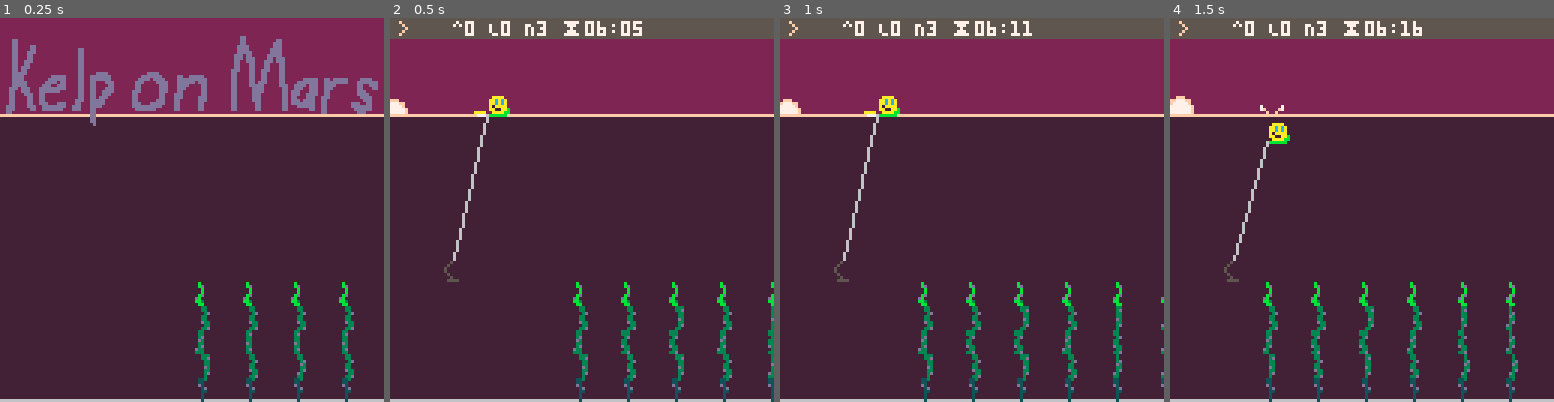
Above: before the commit, frames 1-4 (left to right).
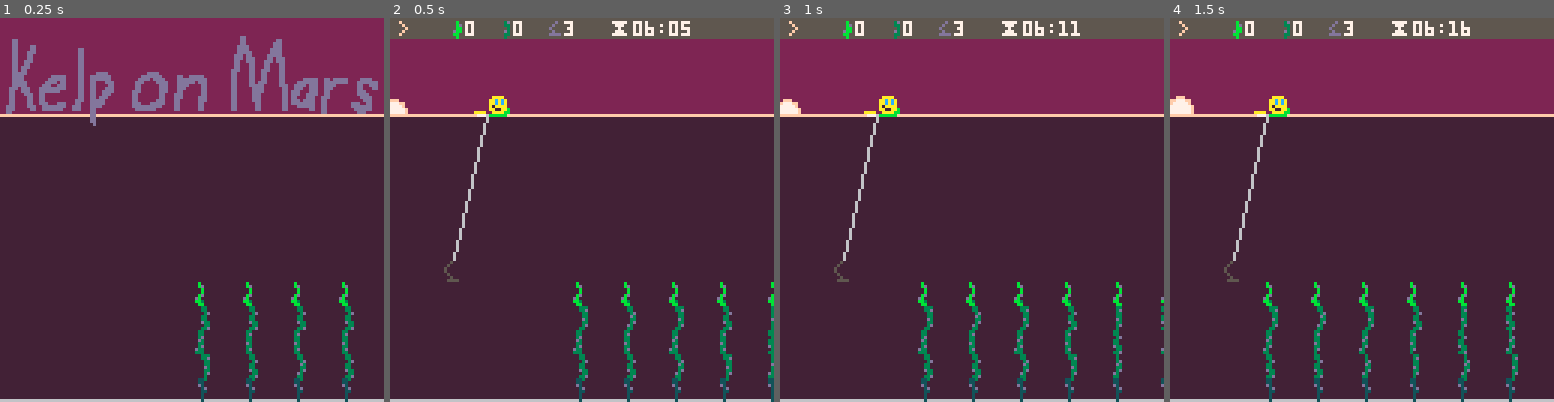
Above: after the commit, the same moments.

Repository: broquaint/pico8-carts
Game: PICO-8 cartridge kelponmars.p8
Same seed, same stepped clock (60 frames per second), same inputs: the game is played once before the commit and once after it.
Inputs:
- Up to frame 1 (0.25 s): no input
- Up to frame 2 (0.5 s): tap X (X key) at 0.33 s
- Up to frame 3 (1 s): tap O (Z key) at 0.7 s
- Up to frame 4 (1.5 s): tap X (X key) at 1.07 s

Frame 1 is identical in both runs. In frame 2, 1.5% of the frame differs, in the area x 16-90%, y 0-94%; in frame 3, 1.5%; in frame 4, 2.6%, in the area x 16-91%, y 0-94%.

Commit message:
Polish polish polish
And various tweaks.

Diff:
--- a/eggjam18_lakebed.lua
+++ b/eggjam18_lakebed.lua
@@ -142,9 +142,9 @@
    fresh_kelp(5),
    fresh_kelp(5),
    fresh_kelp(5),
-   empty_kelp(),
-   empty_kelp(),
-   empty_kelp(),
+
+   empty_kelp(), empty_kelp(), empty_kelp(),
+
    fresh_kelp(2),
    fresh_kelp(2),
    fresh_kelp(3),
@@ -158,142 +158,75 @@
    fresh_kelp(3),
    fresh_kelp(2),
    fresh_kelp(2),
-   empty_kelp(),
-   empty_kelp(),
-   empty_kelp(),
-   fresh_kelp(2),
-   fresh_kelp(3),
-   fresh_kelp(2),
-   fresh_kelp(3),
-   fresh_kelp(2),
-   fresh_kelp(3),
-   fresh_kelp(2),
-   fresh_kelp(4),
-   fresh_kelp(4),
-   fresh_kelp(2),
-   fresh_kelp(2),
-   fresh_kelp(3),
-   fresh_kelp(4),
-   empty_kelp(),
-   empty_kelp(),
+
+   empty_kelp(), empty_kelp(), empty_kelp(),
+
+   fresh_kelp(2),
+   fresh_kelp(3),
+   fresh_kelp(2),
+   fresh_kelp(3),
+   fresh_kelp(2),
+   fresh_kelp(3),
+   fresh_kelp(2),
+   fresh_kelp(4),
+   fresh_kelp(4),
+   fresh_kelp(2),
+   fresh_kelp(2),
+   fresh_kelp(3),
+   fresh_kelp(4),
+
+   empty_kelp(), empty_kelp(),
+
+   fresh_kelp(4),
+   fresh_kelp(4),
+   fresh_kelp(4),
+   fresh_kelp(4),
+   fresh_kelp(4),
+   fresh_kelp(4),
+   fresh_kelp(4),
+   fresh_kelp(4),
+   fresh_kelp(4),
+   fresh_kelp(4),
+
+   empty_kelp(), empty_kelp(), empty_kelp(),
+
+   fresh_kelp(4),
+   fresh_kelp(4),
+   fresh_kelp(4),
+   fresh_kelp(4),
+   fresh_kelp(5),
+   fresh_kelp(5),
+   fresh_kelp(4),
+   fresh_kelp(4),
+   fresh_kelp(4),
+   fresh_kelp(4),
+
+   empty_kelp(), empty_kelp(), empty_kelp(),
+
+   fresh_kelp(3),
+   fresh_kelp(3),
+   fresh_kelp(3),
+   fresh_kelp(3),
+   fresh_kelp(5),
+   fresh_kelp(5),
+   fresh_kelp(3),
+   fresh_kelp(3),
+   fresh_kelp(3),
+   fresh_kelp(3),
+
+   empty_kelp(), empty_kelp(), empty_kelp(),
+
+   fresh_kelp(2),
+   fresh_kelp(2),
+   fresh_kelp(2),
+   fresh_kelp(2),
+   fresh_kelp(4),
+   fresh_kelp(4),
+   fresh_kelp(2),
+   fresh_kelp(2),
+   fresh_kelp(2),
+   fresh_kelp(2),
+
+   empty_kelp(), empty_kelp(), empty_kelp(),
+
 }
-
-lakebed_kelp_v1 = {
-      --0,0,0,0, --0,0,0,0,0,
-      5,5,5,5,5,5,
-      4,4,4,4,4,4,
-      5,5,4,4,5,5,
-      0,0,0,
-      4,4,4,4,4,4,
-      3,3,4,4,3,3,
-      0,0,0,
-      5,5,4,4,5,5,
-      4,4,5,5,4,4,
-      3,3,2,2,3,3,
-      3,2,2,2,2,3,
-      0,0,0,
-      2,3,4,5,5,
-      5,4,3,2,
-      0,0,
-      3,3,3,4,4,5,5,0,2,2,
-      0,0,
-      4,5,0,4,5,0,4,5,5,5,
-      0,0,0,
-      2,2,3,3,4,5,6,5,4,3,3,2,2,
-      0,0,0,
-      2,3,2,3,2,3,2,4,4,2,2,3,4,
-      0,0,
-
-      -- repeats begin here
-            5,5,5,5,5,5,
-      4,4,4,4,4,4,
-      5,5,4,4,5,5,
-      0,0,0,
-      4,4,4,4,4,4,
-      3,3,4,4,3,3,
-      0,0,0,
-      5,5,4,4,5,5,
-      4,4,5,5,4,4,
-      3,3,2,2,3,3,
-      3,2,2,2,2,3,
-      0,0,0,
-      2,3,4,5,5,
-      5,4,3,2,
-      0,0,
-      3,3,3,4,4,5,5,0,2,2,
-      0,0,
-      4,5,0,4,5,0,4,5,5,5,
-      0,0,0,
-      2,2,3,3,4,5,6,5,4,3,3,2,2,
-      0,0,0,
-      2,3,2,3,2,3,2,4,4,2,2,3,4,
-      0,0,
-
-            5,5,5,5,5,5,
-      4,4,4,4,4,4,
-      5,5,4,4,5,5,
-      0,0,0,
-      4,4,4,4,4,4,
-      3,3,4,4,3,3,
-      0,0,0,
-      5,5,4,4,5,5,
-      4,4,5,5,4,4,
-      3,3,2,2,3,3,
-      3,2,2,2,2,3,
-      0,0,0,
-      2,3,4,5,5,
-      5,4,3,2,
-      0,0,
-      3,3,3,4,4,5,5,0,2,2,
-      0,0,
-      4,5,0,4,5,0,4,5,5,5,
-      0,0,0,
-      2,2,3,3,4,5,6,5,4,3,3,2,2,
-      0,0,0,
-      2,3,2,3,2,3,2,4,4,2,2,3,4,
-      0,0,
-
-            5,5,5,5,5,5,
-      4,4,4,4,4,4,
-      5,5,4,4,5,5,
-      0,0,0,
-      4,4,4,4,4,4,
-      3,3,4,4,3,3,
-      0,0,0,
-      5,5,4,4,5,5,
-      4,4,5,5,4,4,
-      3,3,2,2,3,3,
-      3,2,2,2,2,3,
-      0,0,0,
-      2,3,4,5,5,
-      5,4,3,2,
-      0,0,
-      3,3,3,4,4,5,5,0,2,2,
-      0,0,
-      4,5,0,4,5,0,4,5,5,5,
-      0,0,0,
-      2,2,3,3,4,5,6,5,4,3,3,2,2,
-      0,0,0,
-      2,3,2,3,2,3,2,4,4,2,2,3,4,
-      0,0,
-
-            5,5,5,5,5,5,
-      4,4,4,4,4,4,
-      5,5,4,4,5,5,
-      0,0,0,
-      4,4,4,4,4,4,
-      3,3,4,4,3,3,
-            5,5,5,5,5,5,
-      4,4,4,4,4,4,
-      5,5,4,4,5,5,
-      0,0,0,
-      4,4,4,4,4,4,
-      3,3,4,4,3,3,
-            5,5,5,5,5,5,
-      4,4,4,4,4,4,
-      5,5,4,4,5,5,
-      0,0,0,
-      4,4,4,4,4,4,
-      3,3,4,4,3,3,
-
-   }
--- a/kelponmars.p8
+++ b/kelponmars.p8
@@ -176,19 +176,15 @@
          cooling_down = false,
    })
 
-   ducks = {
-      -- make_obj({
-      --       x = 200,
-      --       y = WATER_LINE-7,
-      -- })
-   }
-
    fishies = {
       make_wee_fish(256, 106),
       make_mid_fish(512, 97),
       make_wee_fish(768, 111),
       make_wee_fish(1024, 106),
       make_mid_fish(1312, 97),
+      make_big_fish(1422, 89),
+      make_wee_fish(1600, 106),
+      make_mid_fish(1750, 97),
    }
 
    local horizon = 32
@@ -243,9 +239,12 @@
 
 function init_run()
    run = {
+      day = 1,
       tips = 0,
       trunks = 0,
       nets = 3,
+      family = 50,
+      money = 0,
    }
 end
 
@@ -331,13 +330,17 @@
             local delta = kelp.height - newh
 
             kelp.height = newh
-            if delta == 1 and kelp.status == KELP__FRESH then
-               player.tips += 1
-               kelp.status = KELP_PICKED
+            if delta == 1 then
+               if kelp.status == KELP__FRESH then
+                  player.tips += 1
+                  kelp.status = KELP_PICKED
+               elseif kelp.status == KELP_SPROUT then
+                  kelp.status = KELP_PRUNED
+               end
             elseif newh == 0 then
                kelp.status = KELP_ROUTED
             else
-               player.trunks += kelp.status != KELP_SPROUT and 1 or 0
+               player.trunks += 1 -- kelp.status != KELP_SPROUT and 1 or 0
                kelp.status = KELP_PRUNED
             end
 
@@ -438,16 +441,6 @@
       end
    end
 
-   -- jump/water physics
-   if frame_count > 10 and btn(b_x) and not player.jumping then
-      player.speed_y = -3
-      player.jumping = true
-      player.bounces = 1
-      player.prev_grav = AIR_GRAV
-   end
-
-   calc_player_jump()
-
    -- net movement
    if not net.cooling_down then
       if btn(b_up) then
@@ -497,8 +490,27 @@
       music(-1)
       current_game_state = game_state_run_summary
    elseif current_game_state == game_state_playing and not(sun.minute < (60*12)) then
-      g_anims = {}
-      cam.x = 0
+      animate_obj(sun, function(obj)
+                     local dest_x = sun.x + 16
+                     local dest_y = sun.y + 8
+                     while sun.x < dest_x do
+                        if nth_frame(25) then
+                           sun.x += 1
+                           sun.y += 1
+                        end
+                        yield()
+                     end
+      end)
+      for s in all({player, net}) do
+         animate_obj(s, function(obj)
+                        local from = obj.x
+                        local to = cam.x+127+(obj.x-cam.x)
+                        for f = 1,120 do
+                           obj.x = lerp(from, to, easeoutquad(f/120))
+                           yield()
+                        end
+         end)
+      end
       run.tips += player.tips
       run.trunks += player.trunks
       current_game_state = game_state_day_summary
@@ -600,7 +612,14 @@
    local mins = flr(sun.minute % 60)
    local hour = flr(6 + (sun.minute/60))
    local time = (hour < 10 and '0'..hour or hour)..':'..(mins < 10 and '0'..mins or mins)
-   print(dumper('^', player.tips, ' L', player.trunks, ' N', run.nets, ' ⧗', time), cam.x+21, 1, white)
+
+   spr(13, cam.x+19, 0)
+   print(player.tips, cam.x+25, 1, white)
+   spr(14, cam.x+35, 0)
+   print(player.trunks, cam.x+41, 1, white)
+   spr(15, cam.x+51, 0)
+   print(run.nets, cam.x+58, 1, white)
+   print(dumper('⧗', time), cam.x+73, 1, white)
 
    draw_kelp()
 
@@ -632,8 +651,16 @@
 end
 
 function draw_day_summary()
-   print('end of the day!', 16 , 32, white)
-   print(dumper('gathered: ^', player.tips, ' L', player.trunks), 16, 48, white)
+   draw_harvesting()
+
+   rectfill(cam.x+16, WATER_LINE + 8, cam.x+112, 112, dusk)
+   rectfill(cam.x+15, WATER_LINE + 7, cam.x+111, 111, white)
+   print('end of the day!', cam.x+24, WATER_LINE+16, slate)
+   print('harvested :-', cam.x+24, WATER_LINE+24, slate)
+   spr(13, cam.x+24, WATER_LINE +  32)
+   print(player.tips, cam.x+32, WATER_LINE + 32)
+   spr(14, cam.x+24, WATER_LINE + 40)
+   print(player.trunks, cam.x+32, WATER_LINE + 40)
 end
 
 function draw_run_summary()
@@ -668,12 +695,12 @@
 
 __gfx__
 00000000000005000000070000000000000090000000000000000000000000000000000000000000000000000000000000000000000000000000000000000000
-00aaaa00000050000000700000000000044909000000000006660000000000000660000000000000066000000000000006600000000000000000000000000000
-0aacaca0000500000007000000000000043400000000000066600000000000006660000000000000666000000000000066600000000000000000000000000000
-0aacaca0005000000070000000000000aa4400000000055555000004000005555500004000000555550004000000055555000500000000000000000000000000
-0a9aaaa0005000000070000070000007004400000055555555500044005555555550004000555555555006000055555555500600000000000000000000000000
-0aa99aab00050000000700007f0000f7009544400555a655555504460555a655555504400555a655555504400555a65555550440000000000000000000000000
-00aaaabb000050000000700000f00f00009455540755555559555464075555555595546007555555559554600755555555955460000000000000000000000000
+00aaaa00000050000000700000000000044909000000000006660000000000000660000000000000066000000000000006600000000b00000003d0000000d000
+0aacaca0000500000007000000000000043400000000000066600000000000006660000000000000666000000000000066600000000bd00000033000000d0000
+0aacaca0005000000070000000000000aa4400000000055555000004000005555500004000000555550004000000055555000500000bb0000000300000d00000
+0a9aaaa000500000007000007000000700440000005555555550004400555555555000400055555555500600005555555550060000dbb000000d3000000d0000
+0aa99aab00050000000700007f0000f7009544400555a655555504460555a655555504400555a655555504400555a6555555044000bb00000003300000dddd00
+00aaaabb000050000000700000f00f00009455540755555559555464075555555595546007555555559554600755555555955460000b00000003000000000000
 0bbbbbb0000555500007777000000000000addd0077e755995555646077e755599555640077e755599555640077e755599555640000000000000000000000000
 000b00000003300000030000003300000011000077e755555595564677e755555595564077e755555595564077e7555555955640000000000000000000000000
 000bd0000003d0000003000000330000001100005755556599555464575555659955546057555565995554605755556599555460000000000000000000000000
